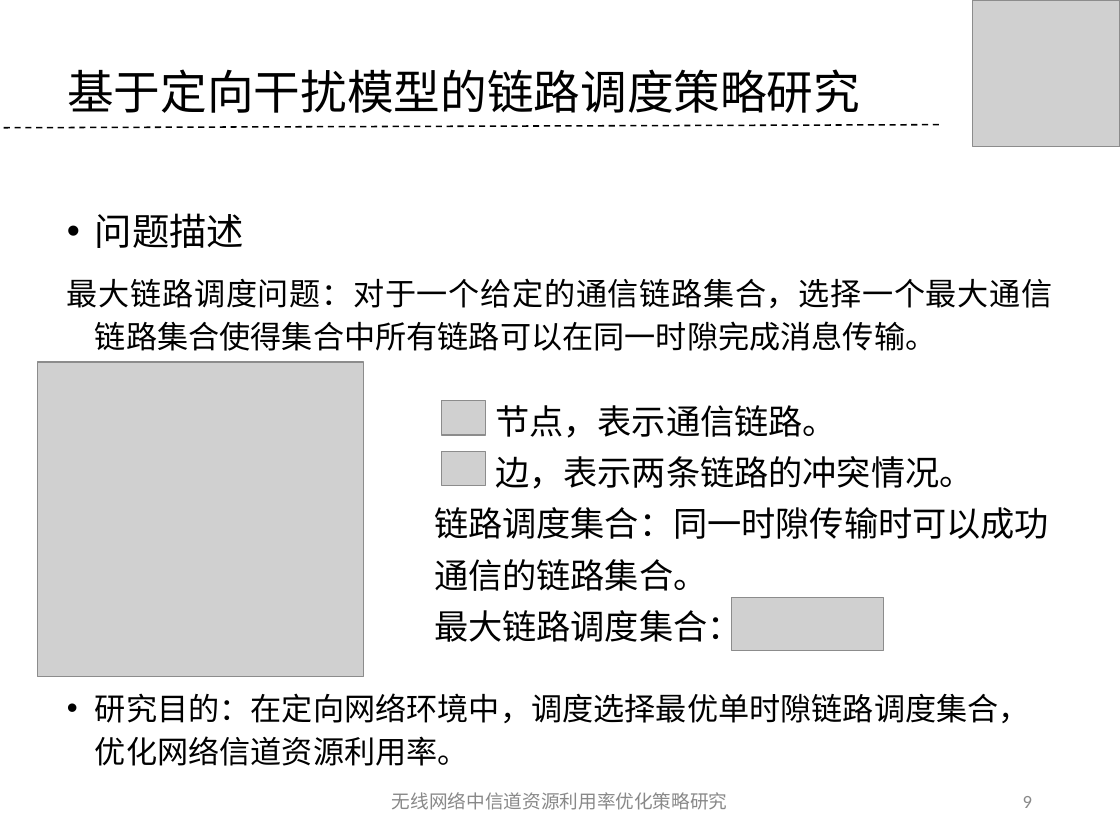
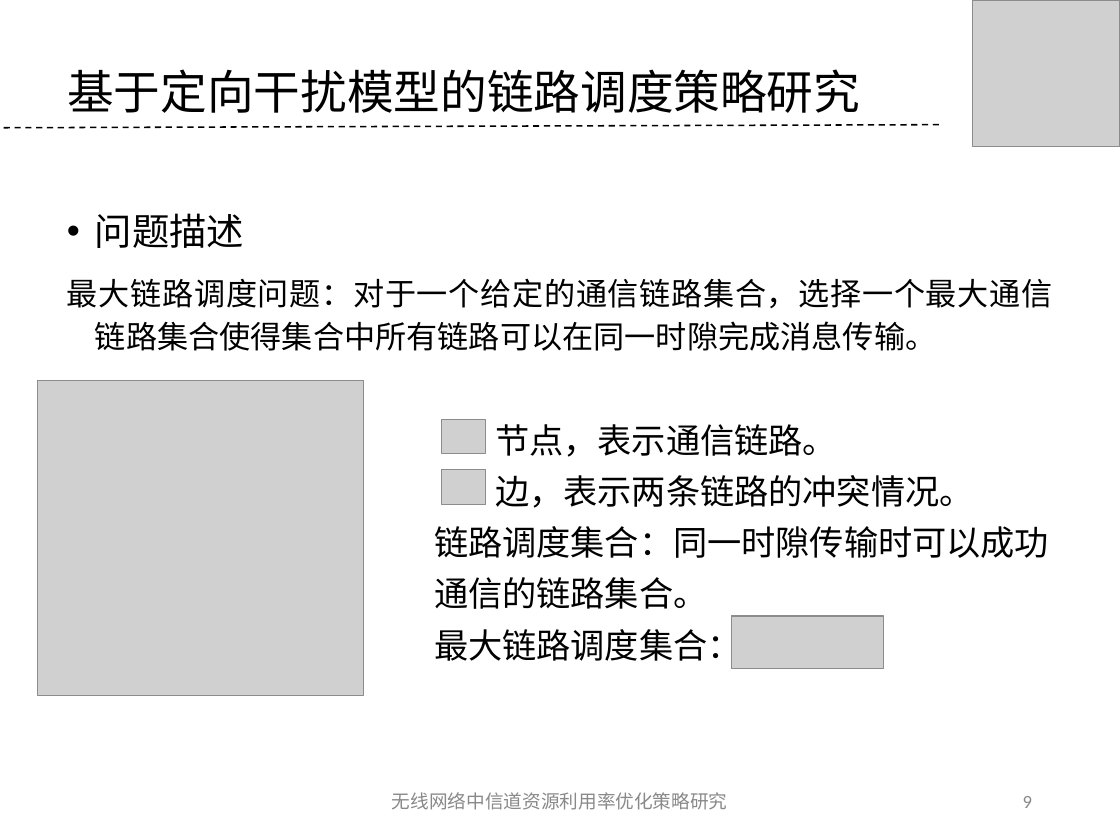
Before and after one commit to tangzhaoshu/playground, a slide deck: slide 9 of ResearchWork/毕业答辩--唐兆树.ppt. Drawn at 1120x840 pixels with LibreOffice and Linux fonts; fonts in the diff are those of the drawing; grey boxes stand for pictures; background and template pictures are left out. Boxes give left, top, right and bottom in pixels: in the first picture for what was removed or moved away, otherwise in the second. Text is boxed around its words. In the diff, an @@ line names an element or a change of style, - is before the commit and + after.

```diff
--- a/ResearchWork/毕业答辩--唐兆树.ppt
+++ b/ResearchWork/毕业答辩--唐兆树.ppt
@@ 4 pictures, 1 text: place and size @@
-4 pictures, 1 text at [37, 362, 1049, 676]
+4 pictures, 1 text at [37, 381, 1049, 696]
@@ text removed at [95, 693, 1030, 766] @@
-• 研究目的：在定向网络环境中，调度选择最优单时隙链路调度集合，优化网络信道资源利用率。
```
Also in this commit, not shown: 18 other slides changed, 2 slides removed, 47 other files.
